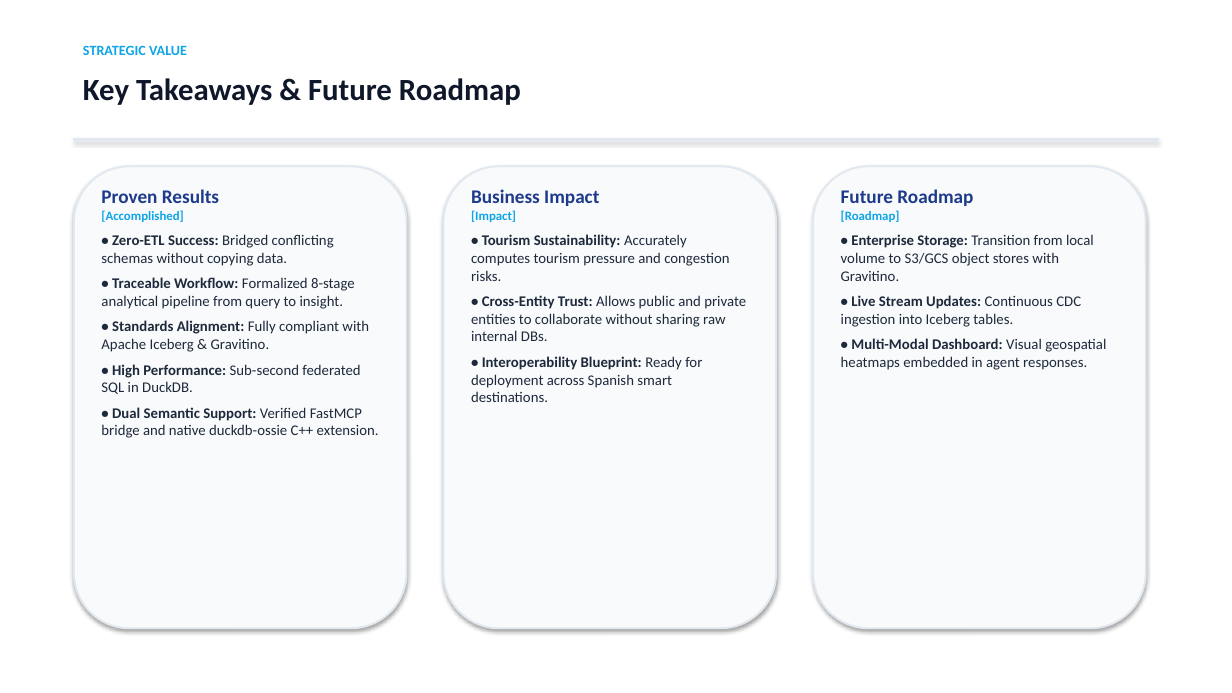
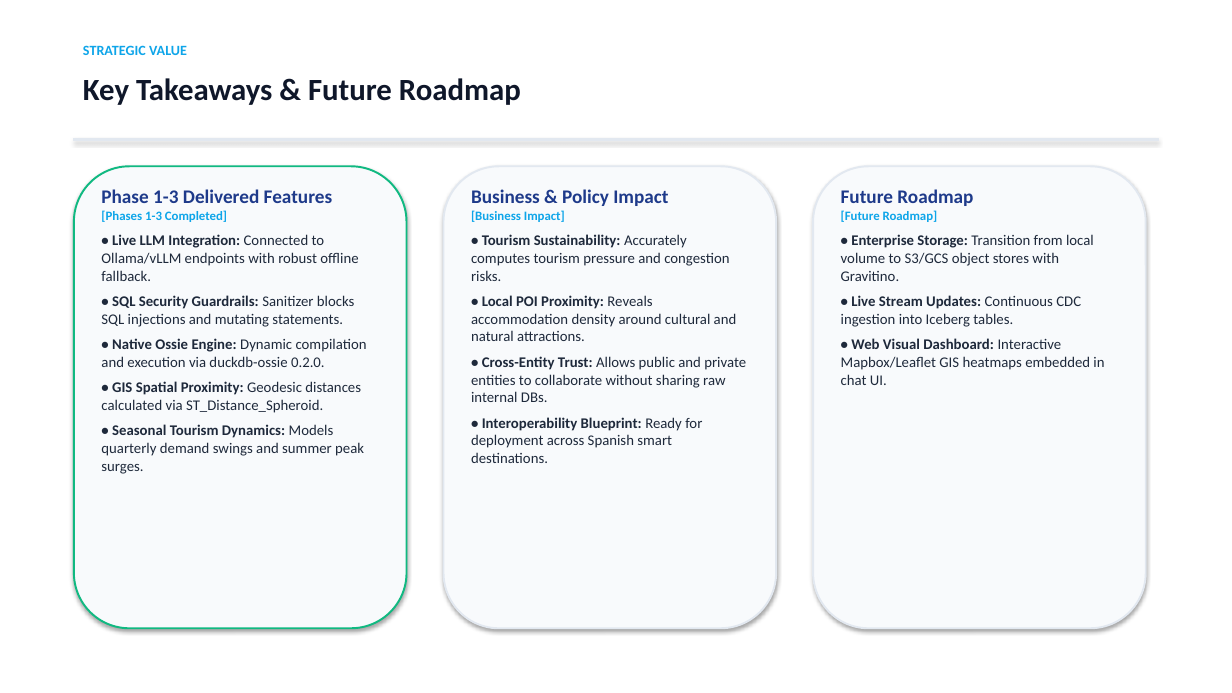
Before and after one commit to EunomiaUPM/DeploytourOnto, a slide deck: slide 15 of DEPLOYTOUR_PoC_Architecture_and_Testing.pptx. Drawn at 1232x693 pixels with LibreOffice and Linux fonts; fonts in the diff are those of the drawing. Boxes give left, top, right and bottom in pixels: in the first picture for what was removed or moved away, otherwise in the second. Text is boxed around its words. In the diff, an @@ line names an element or a change of style, - is before the commit and + after.

Commit message:
feat: implement Phase 1-3 enhancements, expand MCP tools, test suite, and update docs and presentation
- Phase 1: Real LLM tool calling (OpenAI-compatible / Ollama / vLLM) with deterministic fallback and SQL mutation guardrails
- Phase 2: Native Apache Ossie community extension (duckdb-ossie) integration, dynamic query compilation, and modernized semantic model format
- Phase 3: Spatial geodesic proximity (ST_Distance_Spheroid) and seasonal temporal tourism pressure dynamics
- Expanded MCP Server from 4 to 8 tools and Gemma Agent test suite from 5 to 9 scenarios
- Updated README.md, WORKFLOW.md, TESTING.md, DUCKDB_OSSIE_TEST.md, and generated DEPLOYTOUR_PoC_Architecture_and_Testing.pptx

```diff
--- a/DEPLOYTOUR_PoC_Architecture_and_Testing.pptx
+++ b/DEPLOYTOUR_PoC_Architecture_and_Testing.pptx
@@ rounded rectangle at bbox=[74, 166, 407, 628]: outline #E2E8F0 1.5 pt to #10B981 1.5 pt @@
@@ text at bbox=[101, 189, 367, 474]: text changed @@
-Proven Results
-[Accomplished]
-• Zero-ETL Success: Bridged conflicting schemas without copying data.
-• Traceable Workflow: Formalized 8-stage analytical pipeline from query to insight.
-• Standards Alignment: Fully compliant with Apache Iceberg & Gravitino.
-• High Performance: Sub-second federated SQL in DuckDB.
-• Dual Semantic Support: Verified FastMCP bridge and native duckdb-ossie C++ extension.
+Phase 1-3 Delivered Features
+[Phases 1-3 Completed]
+• Live LLM Integration: Connected to Ollama/vLLM endpoints with robust offline fallback.
+• SQL Security Guardrails: Sanitizer blocks SQL injections and mutating statements.
+• Native Ossie Engine: Dynamic compilation and execution via duckdb-ossie 0.2.0.
+• GIS Spatial Proximity: Geodesic distances calculated via ST_Distance_Spheroid.
+• Seasonal Tourism Dynamics: Models quarterly demand swings and summer peak surges.
@@ text at bbox=[471, 189, 668, 206]: text changed @@
-Business Impact
-[Impact]
+Business & Policy Impact
+[Business Impact]
@@ text at bbox=[471, 295, 737, 341]: paragraph added @@
+• Local POI Proximity: Reveals accommodation density around cultural and natural attractions.
@@ text at bbox=[841, 338, 1104, 385]: text changed @@
-• Multi-Modal Dashboard: Visual geospatial heatmaps embedded in agent responses.
+• Web Visual Dashboard: Interactive Mapbox/Leaflet GIS heatmaps embedded in chat UI.
```
Also in this commit, not shown: 6 other slides changed, 17 other files.
